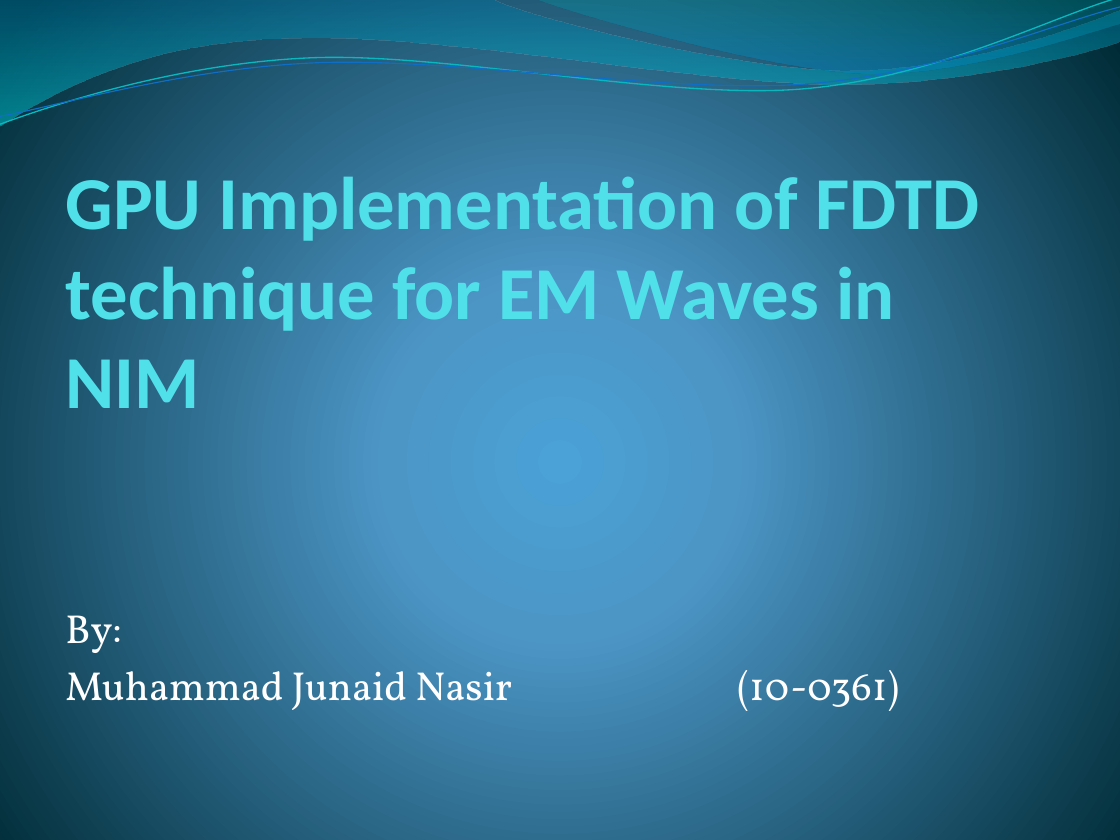
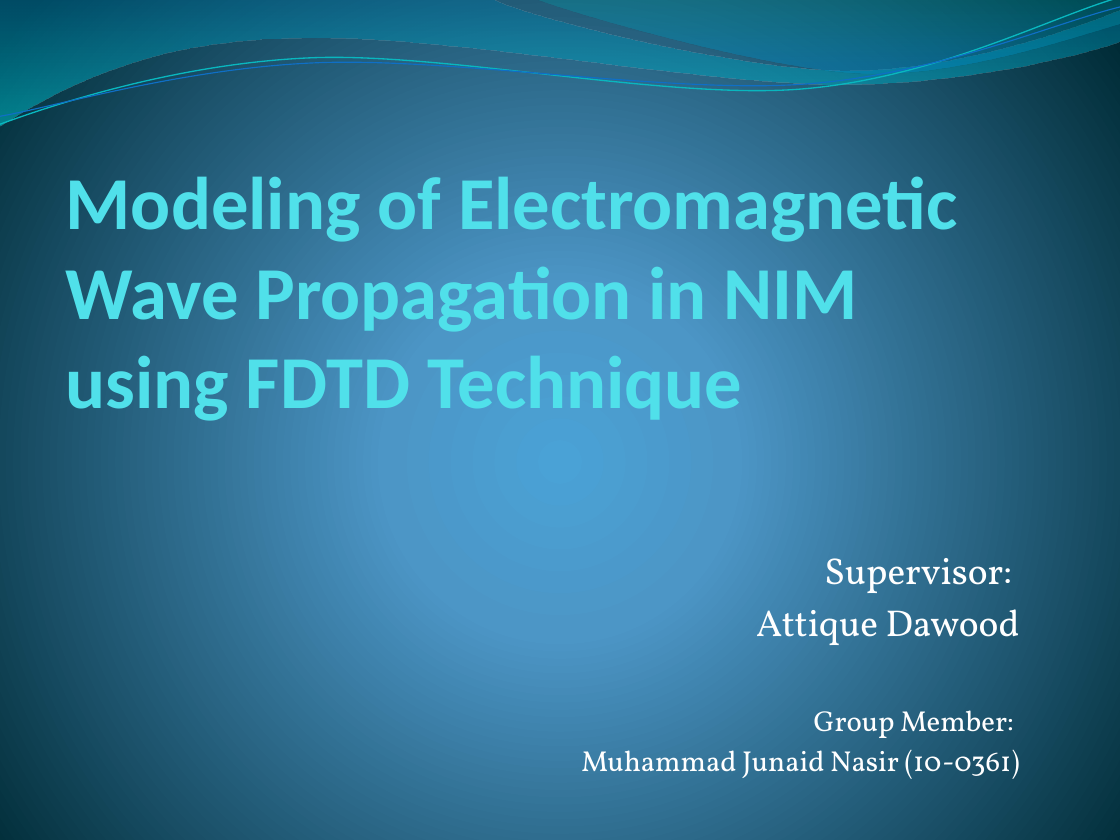
Before and after one commit to junaidnasir/gpu-em-nim, a slide deck: slide 1 of junaid_presentation_v1.pptx. Drawn at 1120x840 pixels with LibreOffice and Linux fonts; fonts in the diff are those of the drawing. Boxes give left, top, right and bottom in pixels: in the first picture for what was removed or moved away, otherwise in the second. Text is boxed around its words. In the diff, an @@ line names an element or a change of style, - is before the commit and + after.

```diff
--- a/junaid_presentation_v1.pptx
+++ b/junaid_presentation_v1.pptx
@@ title at (66, 167, 958, 421): text changed @@
-GPU Implementation of FDTD technique for EM Waves in NIM
+Modeling of Electromagnetic Wave Propagation in NIM using FDTD Technique
@@ subtitle at (756, 558, 1020, 738): text changed; size 26 to 24.1 pt @@
-By:
+Supervisor:
+Attique Dawood
+Group Member:
@@ subtitle at (581, 750, 1020, 779): size 26 to 18.5 pt in "Muhammad Junaid Nasir (10-0361)"; alignment left to right; less space between paragraphs @@
```
Also in this commit, not shown: 8 other slides changed.
